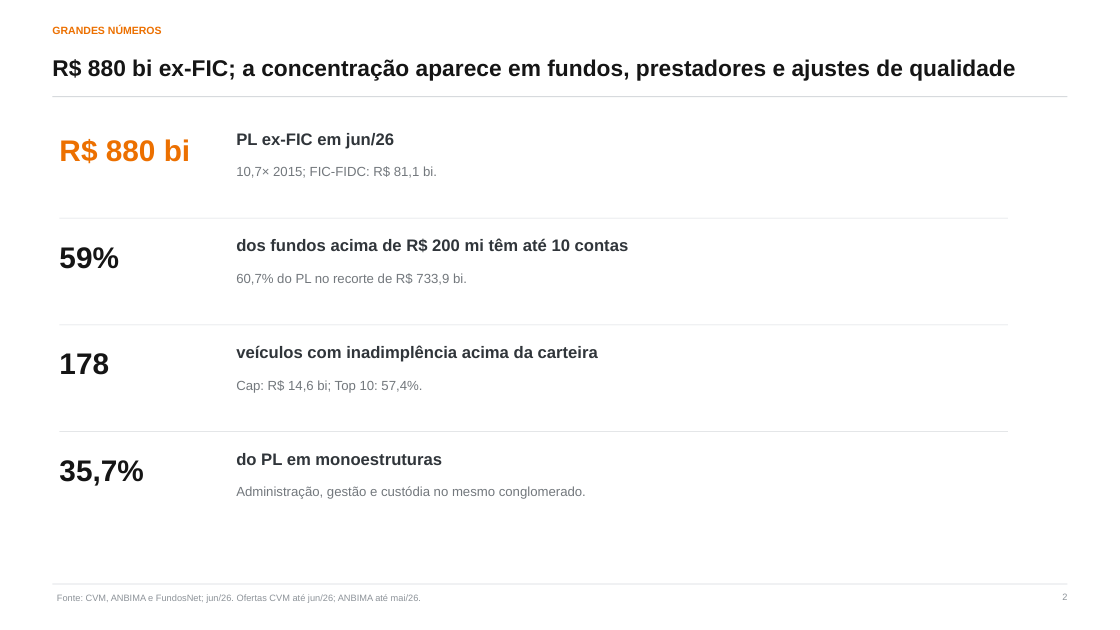
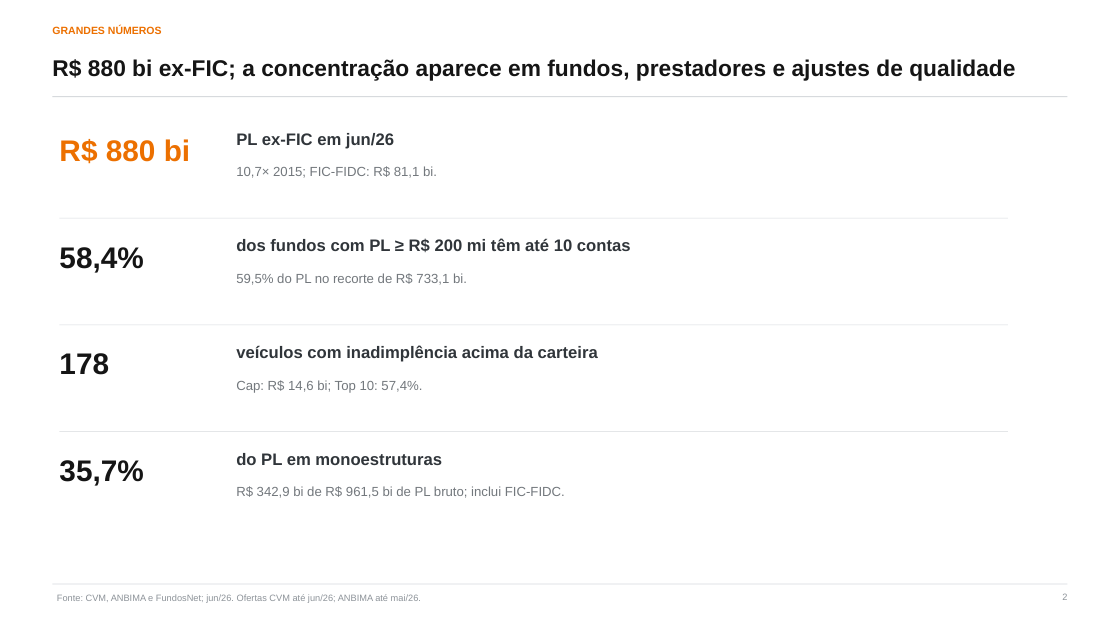
Before and after one commit to abalroar/fidc, a slide deck: slide 2 of data/industry_study/generated_revision/industry_executive_revised.pptx. Drawn at 1120x630 pixels with LibreOffice and Linux fonts; fonts in the diff are those of the drawing. Boxes give left, top, right and bottom in pixels: in the first picture for what was removed or moved away, otherwise in the second. Text is boxed around its words. In the diff, an @@ line names an element or a change of style, - is before the commit and + after.

```diff
--- a/data/industry_study/generated_revision/industry_executive_revised.pptx
+++ b/data/industry_study/generated_revision/industry_executive_revised.pptx
@@ text at (236, 238, 631, 252): text changed @@
-dos fundos acima de R$ 200 mi têm até 10 contas
+dos fundos com PL ≥ R$ 200 mi têm até 10 contas
@@ text at (59, 247, 143, 273): text changed @@
-59%
+58,4%
@@ text at (236, 273, 467, 285): text changed @@
-60,7% do PL no recorte de R$ 733,9 bi.
+59,5% do PL no recorte de R$ 733,1 bi.
@@ text at (236, 486, 565, 498): text changed @@
-Administração, gestão e custódia no mesmo conglomerado.
+R$ 342,9 bi de R$ 961,5 bi de PL bruto; inclui FIC-FIDC.
```
Also in this commit, not shown: 29 other slides changed, 1 slide added, 21 other files.
